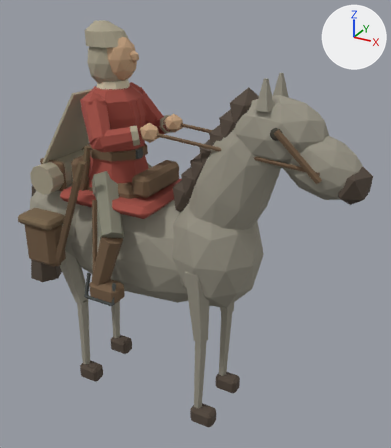
The glTF model assets/3d/models/units/cavalry_scout.glb as it was, and as the next commit left it.
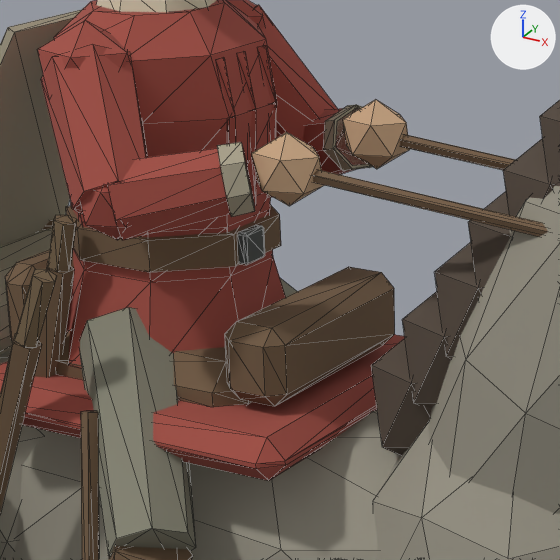
Each version appears first whole from a 50 mm lens placed at (2.22, -3.15, 3.16), pointed at (0.41, 0.13, 1.52), and next in a close-up on the part from 18% to 58% of the width and 19% to 54% of the height. Arrows for +X, +Y and +Z are at upper right; the lights stay in place. The first two pictures are the older version. The close-ups show mesh edges as thin lines. Vertices at exactly the same position are counted once.

Objects in the first close-up: 'cavalry_scout_horse', 'cavalry_scout_hose', 'cavalry_scout_iron', 'cavalry_scout_leather', 'cavalry_scout_linen', 'cavalry_scout_mane', 'cavalry_scout_oak_dark', 'cavalry_scout_padded_linen', 'cavalry_scout_skin', 'cavalry_scout_team_cloth'.
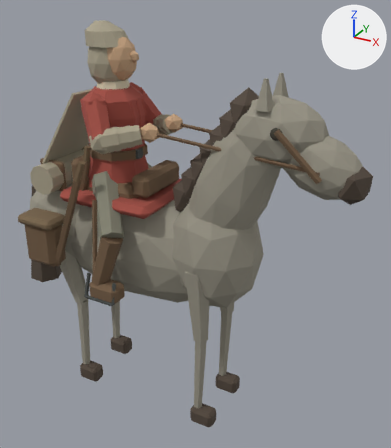
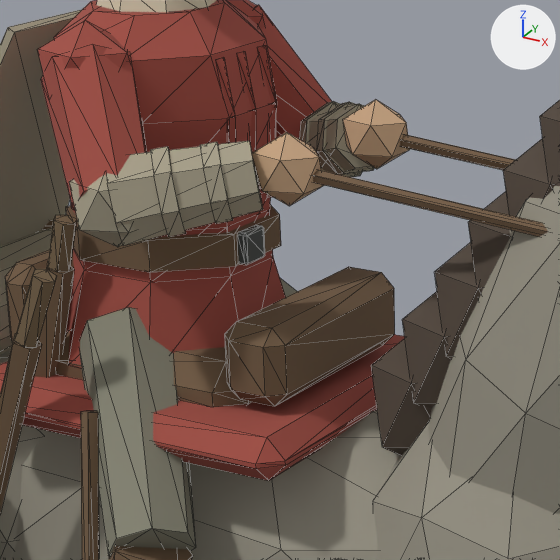
The change, as a diff of the scene's bpy script:
```diff
--- a/assets/3d/models/units/cavalry_scout.glb.py
+++ b/assets/3d/models/units/cavalry_scout.glb.py
@@ me_cone_650 @@
 # used by ob_cavalry_scout_padded_linen; location = (0.0, 0.0, 0.0)
-me_cone_650.from_pydata(...)  # 134 vertices, 244 faces; spans x -0.759..0.2, y -0.33..0.33, z 1.71..2.941
+me_cone_650.from_pydata(...)  # 214 vertices, 380 faces; spans x -0.759..0.212, y -0.425..0.385, z 1.71..2.941
+# me_cone_650 part 1: a new loose piece, an icosphere of 20 faces spanning x -0.12..0.04, y -0.425..-0.275, z 2.117..2.293, in mat_padded_linen (beige #aaa28b)
+# me_cone_650 part 2: the loose piece of 14 vertices spanning x 0.087..0.2, y -0.282..-0.15, z 2.176..2.309 is rebuilt with 14 vertices and now spans x 0.059..0.171, y -0.305..-0.169, z 2.165..2.311
+# me_cone_650 part 3: the loose piece of 14 vertices spanning x 0.085..0.198, y 0.143..0.276, z 2.163..2.297 is rebuilt with 14 vertices and now spans x 0.065..0.178, y 0.152..0.292, z 2.151..2.297
+# me_cone_650 part 4: a new loose piece of 14 vertices spanning x -0.086..0.212, y -0.414..-0.142, z 2.13..2.311, in mat_padded_linen (beige #aaa28b)
+# me_cone_650 part 5: a new loose piece of 14 vertices spanning x -0.018..0.103, y -0.364..-0.215, z 2.144..2.305, in mat_padded_linen (beige #aaa28b)
+# me_cone_650 part 6: a new loose piece of 14 vertices spanning x -0.058..0.21, y 0.135..0.376, z 2.102..2.302, in mat_padded_linen (beige #aaa28b)
+# me_cone_650 part 7: a new loose piece of 14 vertices spanning x -0.001..0.12, y 0.186..0.338, z 2.123..2.283, in mat_padded_linen (beige #aaa28b)
+# other edits to the shape of me_cone_650 do not show in these pictures
 me_cone_650.materials.append(mat_padded_linen)
@@ me_cube_320 @@
 # used by ob_cavalry_scout_team_cloth; location = (0.0, 0.0, 0.0)
-me_cube_320.from_pydata(...)  # 240 vertices, 412 faces; spans x -0.495..0.295, y -0.419..0.381, z 1.69..2.505
+me_cube_320.from_pydata(...)  # 188 vertices, 324 faces; spans x -0.495..0.295, y -0.419..0.381, z 1.69..2.505
+# me_cube_320 part 8: the loose piece of 14 vertices spanning x -0.052..0.195, y 0.148..0.368, z 2.111..2.292 is deleted
+# me_cube_320 part 9: the loose piece of 14 vertices spanning x -0.081..0.196, y -0.407..-0.155, z 2.139..2.303 is deleted
+# me_cube_320 part 10: the loose piece of 12 vertices spanning x -0.106..0.026, y -0.413..-0.287, z 2.131..2.279 is deleted
+# other edits to the shape of me_cube_320 do not show in these pictures
 me_cube_320.materials.append(mat_team_cloth)
```

Changed parts and their boxes (x1, y1, x2, y2) in the close-ups (560 x 560 px):
'cavalry_scout_padded_linen', reshaped: before (0, 10, 373, 355); after (0, 10, 374, 355)
part 1 of me_cone_650, added (beige): after (69, 174, 136, 247)
part 2 of me_cone_650, rebuilt (13% narrower, 8% taller): before (217, 142, 255, 217); after (200, 142, 233, 223)
part 3 of me_cone_650, rebuilt (14% wider, 10% taller): before (323, 105, 373, 171); after (317, 102, 374, 175)
part 4 of me_cone_650, added (beige): after (106, 141, 263, 246)
part 5 of me_cone_650, added (beige): after (150, 146, 186, 237)
part 6 of me_cone_650, added (beige): after (299, 104, 373, 175)
part 7 of me_cone_650, added: after (300, 101, 362, 177)
part 8 of me_cube_320, deleted (red): before (303, 108, 366, 175)
part 9 of me_cube_320, deleted (red): before (108, 148, 252, 240)
part 10 of me_cube_320, deleted (red): before (81, 186, 129, 240)
